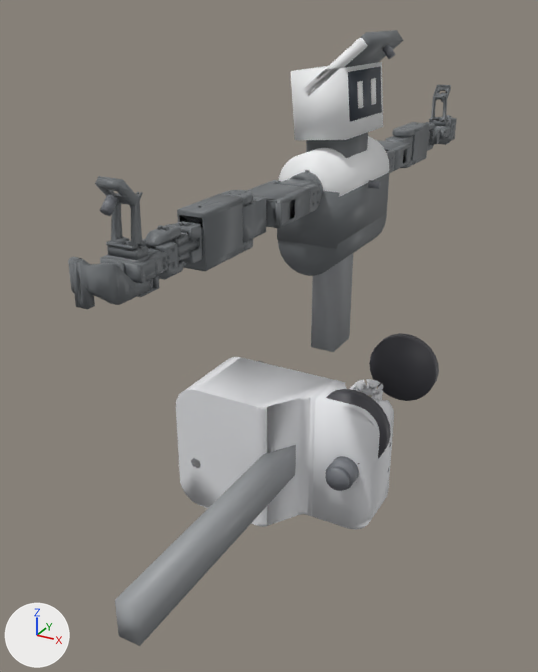
The glTF model models/nori_description/nori_a3_rig.glb, before and after one commit.
Camera for both pictures: a 50 mm camera at (0.458, -1.304, 0.807) aimed at (-0.205, -0.099, 0.205). The axes (+X, +Y, +Z) are drawn at lower left. The lights are the same throughout. The picture after the commit comes second. Where no turn or scale is listed for an object, it has been applied to the vertices.

Objects in the first picture: 'left_elbow_pitch_link', 'left_wheel_link', 'lift_top_link', 'right_bicep_yaw_link', 'right_elbow_pitch_link', 'right_forearm_yaw_link', 'right_gripper_link', 'right_shoulder_roll_link', 'right_wheel_link', 'right_wrist_pitch_link', 'right_wrist_roll_link', 'world' and 7 more.
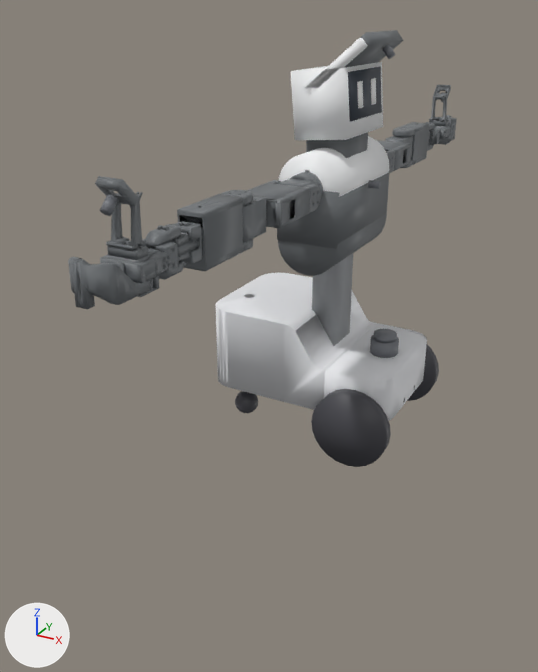
What changed in the scene script:
```text
Change ob_world:
    ob_world.rotation_euler: (0.0, 0.0, 0.0) -> (-1.571, 0.0, 0.0)  # degrees (0, 0, 0) -> degrees (-90, 0, 0)
```

Changed parts and their boxes (x1, y1, x2, y2) in the pictures (538 x 672 px):
'world', turned
    before: (115, 357, 394, 646)
    after: (216, 273, 427, 421)
'right_wheel_link', unchanged, uncovered by the edit
    before: (326, 389, 391, 464)
    after: (311, 389, 391, 467)
'left_wheel_link', unchanged, covered by the edit
    before: (369, 333, 439, 401)
    after: (407, 344, 439, 401)
